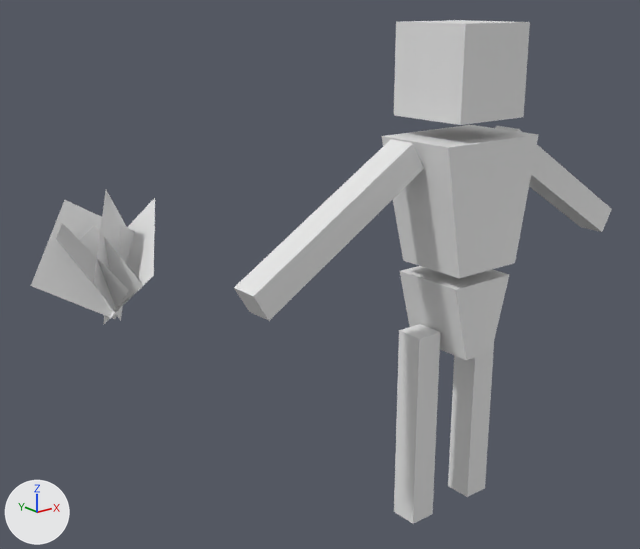
The Blender file Blends/Garden/Grass.blend, before and after one commit.
One viewpoint serves both versions: a camera (50 mm lens) standing at (-2.27, -4.95, 1.88) and looking at (0.36, -1.66, 0.56). Lighting does not change. The marker at lower left points along +X, +Y and +Z. The picture after the commit comes second.

Objects in the first picture: 'CubeMan', 'Grass2'.
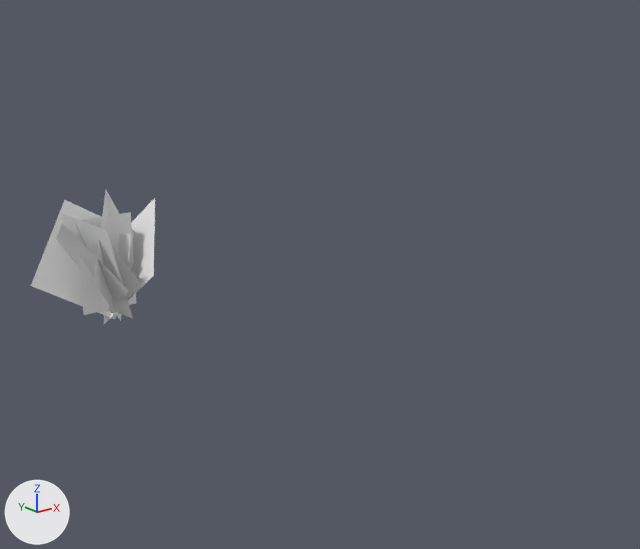
Where the newer file only moved an object's origin or applied its transform, the numbers keep the older frame.

Location of each change, (x1, y1, x2, y2) in pixels of the pictures (640 x 549 px):
'CubeMan', hidden: before (234, 20, 612, 524)
'Grass1', shown: after (61, 212, 137, 319)

The change, as a diff of the scene's bpy script:
```diff
--- a/Blends/Garden/Grass.blend.py
+++ b/Blends/Garden/Grass.blend.py
@@ ob_cubeman @@
 ob_cubeman.location = (0.0, -2.864, 0.0)
+ob_cubeman.hide_set(True)
@@ ob_grass1 @@
 ob_grass1.location = (0.0, 0.0, 0.0)
-ob_grass1.hide_set(True)
```
